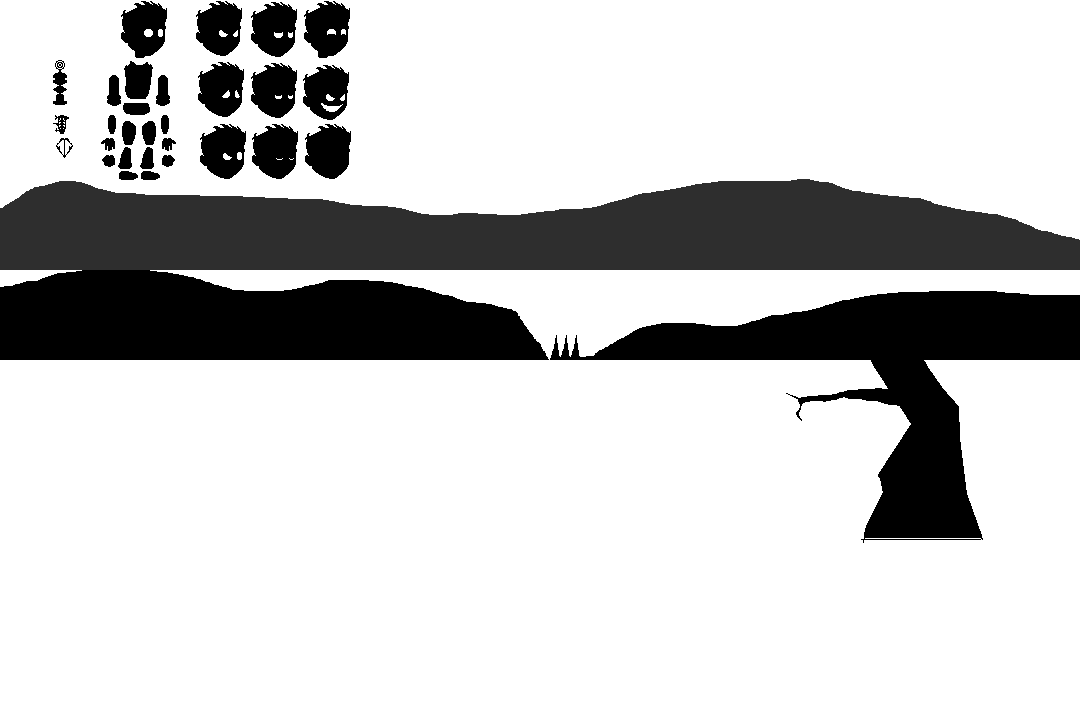
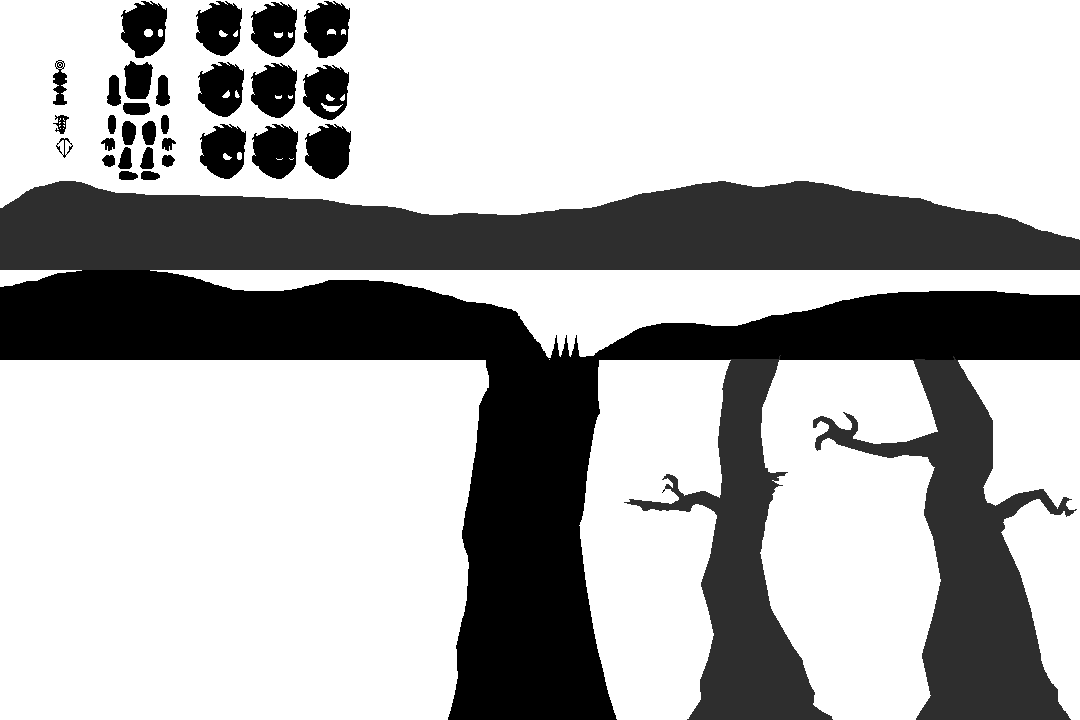
The second (1080, 720) image is a revision of the first. Changes to its layers:
added layer "Ebene 6" above "Ebene 5" over [448, 358, 617, 720]
added layer "Ebene 5" above "Ebene 4" over [624, 355, 833, 720]
painted on "Ebene 4" over [786, 356, 1077, 720]
painted on "Ebene 3" over [726, 179, 840, 187]
